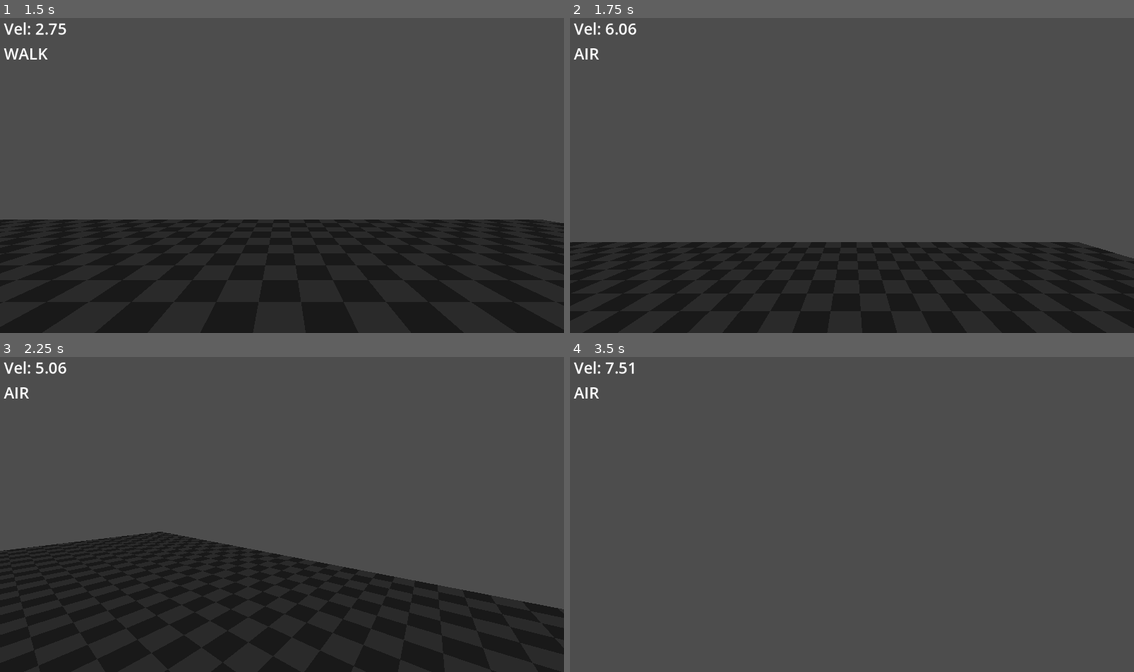
Above: before the commit, frames 1-4 (two rows, left to right).
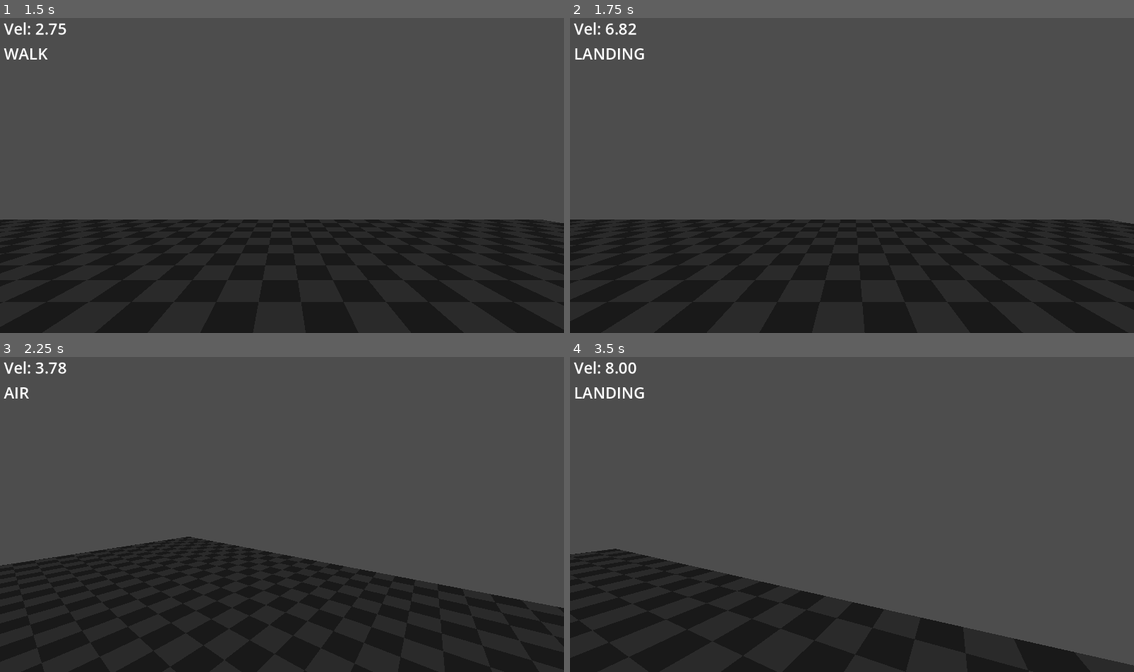
Above: after the commit, the same moments.

Repository: Octoan1/respawn26-colors
Game: Godot game, scene res://Game/main.tscn
The game is run twice, just before and just after one commit, with the same random seed, the same clock (stepped at 60 frames per second) and the same inputs. The engine's default icon, where the game draws it, is replaced by a stand-in: a white triangle on a blue panel in a dark square.
Inputs (mouse positions are in pixels of both pictures, inside the frame that each line leads up to):
- Up to frame 1 (1.5 s): click "START" at 0.5 s; tap Enter at 1.25 s; move the mouse to (406, 159) at 1.27 s; hold D (player_right) from 1.28 s (still down); hold Ctrl (player_slide) from 1.28 s (still down); click (406, 159) at 1.42 s
- Up to frame 2 (1.75 s): keep holding D (player_right); keep holding Ctrl (player_slide); tap Space (player_jump) at 1.52 s; tap Shift (player_sprint) at 1.55 s
- Up to frame 3 (2.25 s): tap Space (player_jump) at 1.82 s; move the mouse to (253, 514) at 2.02 s; release D (player_right) at 2.03 s; release Ctrl (player_slide) at 2.03 s; hold W (player_forwards) from 2.03 s (still down); tap Shift (player_sprint) at 2.1 s
- Up to frame 4 (3.5 s): keep holding W (player_forwards); tap Space (player_jump) at 2.27, 2.3, 2.57, 2.85 s; move the mouse to (863, 508) at 2.77 s; hold Ctrl (player_slide) from 2.78 s (still down)

Frame 1 is identical in both runs. In frame 2, 7.7% of the frame differs, in the area x 0-100%, y 1-77%; in frame 3, 1.4%; in frame 4, 22%, in the area x 0-100%, y 1-100%.
Error after the commit: Invalid access to property or key 'horizonal_velocity' on a base object of type 'CharacterBody3D (Player)'. (res://Entities/Player/States/landing_state.gd:20)

Commit message:
Temp Save

Diff:
--- a/Components/movement_component.gd
+++ b/Components/movement_component.gd
@@ -10,10 +10,11 @@
 
 @export_category("Air Movement")
 @export var air_acceleration: float = 10.0
+@export var air_speed: float = 8.0
 
 @export_category("Vertical Movement")
 @export var gravity: float = 20.0
-@export var jump_velocity: float = 4.5
+@export var jump_velocity: float = 6.0
 
 @export_category("Wall Movement")
 @export var stick_force:float = 2.0
@@ -54,9 +55,21 @@
 
 
 func air_control(direction: Vector3, delta: float) -> void:
-	# Slightly change horizontal momentum while in the air
-	player.velocity.x += direction.x * air_acceleration * delta
-	player.velocity.z += direction.z * air_acceleration * delta
+	# Target direction based on input
+	var target_velocity := direction * run_speed
+
+	# Gradually steer existing momentum toward the target
+	player.velocity.x = move_toward(
+		player.velocity.x,
+		target_velocity.x,
+		air_acceleration * delta
+	)
+
+	player.velocity.z = move_toward(
+		player.velocity.z,
+		target_velocity.z,
+		air_acceleration * delta
+	)
 
 
 func apply_gravity(delta: float) -> void:
--- a/Components/state_machine.gd
+++ b/Components/state_machine.gd
@@ -61,9 +61,9 @@
 	if current_state:
 		current_state.exit()
 
+	current_state = new_state
+
 	new_state.enter()
-
-	current_state = new_state
 
 	if debug_mode:
 		print(owner.name + ": " + state.name + " -> " + new_state.name)
--- a/Entities/Player/States/air.gd
+++ b/Entities/Player/States/air.gd
@@ -2,12 +2,10 @@
 
 func setup() -> void:
 	super()
-	pass
 
 func enter() -> void:
 	if not player.wall_grab_timer.timeout.is_connected(_wall_grab_timeout):
 		player.wall_grab_timer.timeout.connect(_wall_grab_timeout)
-	pass
 
 func exit() -> void:
 	pass
@@ -16,34 +14,26 @@
 	pass
 
 func physics_update(delta: float) -> void:
-	if not player.is_on_floor():
-		player.velocity += player.get_gravity() * delta
-	else:
+	# Landed
+	if player.is_on_floor():
 		Transitioned.emit(self, "LANDING")
 		return
 
-	if Input.is_action_just_pressed("player_jump") and not player.coyote_timer.is_stopped():
+	# Coyote-time jump
+	if Input.is_action_just_pressed("player_jump") \
+			and not player.coyote_timer.is_stopped():
 		player.coyote_timer.stop()
-		Transitioned.emit(self,"JUMP")
+		Transitioned.emit(self, "JUMP")
 		return
 
+	# Start wall-grab timer
 	if player.is_on_wall() and player.wall_grab_timer.is_stopped():
 		player.wall_grab_timer.start()
 
-	var input_dir := Input.get_vector("player_left", "player_right", "player_forwards", "player_backwards")
-	var direction := (player.transform.basis * Vector3(input_dir.x, 0, input_dir.y)).normalized()
-	if direction:
-		# Keep existing momentum and slightly influence it with input
-		player.velocity.x += direction.x * player.air_acceleration * delta
-		player.velocity.z += direction.z * player.air_acceleration * delta
-
-		# Limit horizontal speed
-		var horizontal_velocity := Vector2(player.velocity.x, player.velocity.z)
-
-		if horizontal_velocity.length() > player.run_speed:
-			horizontal_velocity = horizontal_velocity.normalized() * player.walk_speed
-			player.velocity.x = horizontal_velocity.x
-			player.velocity.z = horizontal_velocity.y
+	# Air movement
+	var direction := player.get_movement_direction()
+	player.movement.air_control(direction, delta)
+	player.movement.apply_gravity(delta)
 
 	player.move_and_slide()
 
--- a/Entities/Player/States/jump.gd
+++ b/Entities/Player/States/jump.gd
@@ -2,16 +2,19 @@
 
 func setup() -> void:
 	super()
-	pass
 
 func enter() -> void:
-	player.velocity.y = player.jump_velocity
+	# Apply jump velocity
+	player.movement.jump()
+
+	# Jump is only the initial launch
+	Transitioned.emit(self, "AIR")
 
 func exit() -> void:
 	pass
 
 func update(_delta: float) -> void:
-	Transitioned.emit(self, "AIR")
+	pass
 
 func physics_update(_delta: float) -> void:
 	pass
--- a/Entities/Player/States/run_state.gd
+++ b/Entities/Player/States/run_state.gd
@@ -2,7 +2,6 @@
 
 func setup() -> void:
 	super()
-	pass
 
 func enter() -> void:
 	pass
@@ -14,33 +13,39 @@
 	pass
 
 func physics_update(delta: float) -> void:
-	# handle jump
+	# Handle jump
 	if Input.is_action_just_pressed("player_jump") and player.is_on_floor():
 		Transitioned.emit(self, "JUMP")
+		return
 
-	# handle fall
+	# Handle falling
 	if not player.is_on_floor():
 		player.coyote_timer.start()
 		Transitioned.emit(self, "AIR")
 		return
 
-	# slide pressed
+	# Slide pressed
 	if Input.is_action_just_pressed("player_slide"):
-		if player.horizonal_velocity.length() > player.slide_spd_req:
-			Transitioned.emit(self,"SLIDE")
+		if player.horizonal_velocity.length() > player.movement.slide_speed_requirement:
+			Transitioned.emit(self, "SLIDE")
+			return
 
-	# sprint released -> walk
+	# Sprint released -> walk
 	if Input.is_action_just_released("player_sprint"):
-		Transitioned.emit(self,"WALK")
+		Transitioned.emit(self, "WALK")
+		return
 
+	var direction := player.get_movement_direction()
 
-	var input_dir := Input.get_vector("player_left", "player_right", "player_forwards", "player_backwards")
-	var direction := (player.transform.basis * Vector3(input_dir.x, 0, input_dir.y)).normalized()
 	if direction:
-		player.velocity.x = move_toward(player.velocity.x, direction.x * player.run_speed, 2 * player.acceleration * delta)
-		player.velocity.z = move_toward(player.velocity.z, direction.z * player.run_speed, 2 * player.acceleration * delta)
+		player.movement.accelerate(
+			direction,
+			player.movement.run_speed,
+			delta
+		)
 	else:
-		# no direction -> transition idle to decelerate
+		# No direction -> transition to idle
 		Transitioned.emit(self, "IDLE")
+		return
 
 	player.move_and_slide()
--- a/Entities/Player/States/walk_state.gd
+++ b/Entities/Player/States/walk_state.gd
@@ -14,30 +14,39 @@
 	pass
 
 func physics_update(delta: float) -> void:
+	# JUMP state transition
 	if Input.is_action_just_pressed("player_jump") and player.is_on_floor():
 		Transitioned.emit(self, "JUMP")
+		return
 
+	# AIR state transition
 	if not player.is_on_floor():
 		player.coyote_timer.start()
 		Transitioned.emit(self, "AIR")
 		return
 
-	# sprint pressed -> run
+	# RUN state transition
 	if Input.is_action_just_pressed("player_sprint"):
-		Transitioned.emit(self,"RUN")
+		Transitioned.emit(self, "RUN")
+		return
 
-	# slide pressed
+	# SLIDE state transition
 	if Input.is_action_just_pressed("player_slide"):
-		if player.horizonal_velocity.length() > 6:
-			Transitioned.emit(self,"SLIDE")
+		if player.horizonal_velocity.length() > player.movement.slide_spd_req:
+			Transitioned.emit(self, "SLIDE")
+			return
 
-	var input_dir := Input.get_vector("player_left", "player_right", "player_forwards", "player_backwards")
-	var direction := (player.transform.basis * Vector3(input_dir.x, 0, input_dir.y)).normalized()
+	var direction := player.get_movement_direction()
+
 	if direction:
-		player.velocity.x = move_toward(player.velocity.x, direction.x * player.walk_speed, player.acceleration * delta)
-		player.velocity.z = move_toward(player.velocity.z, direction.z * player.walk_speed, player.acceleration * delta)
+		player.movement.accelerate(
+			direction,
+			player.movement.walk_speed,
+			delta
+		)
 	else:
-		# no direction -> transition idle to decelerate
+		# No direction -> transition to idle
 		Transitioned.emit(self, "IDLE")
+		return
 
 	player.move_and_slide()
--- a/Entities/Player/player.gd
+++ b/Entities/Player/player.gd
@@ -1,24 +1,9 @@
 extends CharacterBody3D
 class_name Player
 
-# Player Settings
-@export var mouse_sensitivity:float = 0.002
+@export var mouse_sensitivity: float = 0.002
 
-# Ground movement settings
-@export var walk_speed:float = 5.0
-@export var run_speed:float = 8.0
-@export var acceleration:float = 15.0
-@export var slide_spd_req:float = 5.1
-
-# Air movement settings
-@export var jump_velocity:float = 4.5
-@export var air_acceleration:float = 10.0
-
-# Wall movement settings
-@export var stick_force:float = 2.0
-@export var push_off_wall_force:float = 2.0
-
-@onready var head:Node3D = $Head
+@onready var head: Node3D = $Head
 @onready var movement: PlayerMovement = $Movement
 @onready var debug_velocity: Label = $Debug/DebugVelocity
 @onready var debug_state: Label = $Debug/DebugState
@@ -26,9 +11,8 @@
 var coyote_timer: Timer
 var wall_grab_timer: Timer
 
-## this is a helper value for checking horizontal velocity, it doesn't change players horizontal velocity
-var horizonal_velocity: Vector2 = Vector2.ZERO
 var wall_normal: Vector3
+
 
 func _ready() -> void:
 	coyote_timer = Timer.new()
@@ -41,24 +25,46 @@
 	wall_grab_timer.wait_time = 0.2
 	add_child(wall_grab_timer)
 
+
 func _unhandled_input(event: InputEvent) -> void:
-	# recapture mouse
+	# Recapture mouse
 	if event is InputEventMouseButton:
 		Input.mouse_mode = Input.MOUSE_MODE_CAPTURED
 
-	# allow releasing mouse
+	# Release mouse
 	if event.is_action_pressed("escape"):
 		Input.mouse_mode = Input.MOUSE_MODE_VISIBLE
 
 	if event is InputEventMouseMotion:
-		if not Input.mouse_mode == Input.MOUSE_MODE_CAPTURED:
+		if Input.mouse_mode != Input.MOUSE_MODE_CAPTURED:
 			return
+
 		rotate_y(-event.relative.x * mouse_sensitivity)
 		head.rotate_x(-event.relative.y * mouse_sensitivity)
-		head.rotation.x = clamp(head.rotation.x, deg_to_rad(-89), deg_to_rad(89))
+		head.rotation.x = clamp(
+			head.rotation.x,
+			deg_to_rad(-89),
+			deg_to_rad(89)
+		)
+
 
 func _process(_delta: float) -> void:
-	horizonal_velocity = Vector2(velocity.x, velocity.z)
-
 	debug_velocity.text = "Vel: %.2f" % velocity.length()
 	debug_state.text = $StateMachine.current_state.name
+
+
+func get_movement_direction() -> Vector3:
+	var input_dir := Input.get_vector(
+		"player_left",
+		"player_right",
+		"player_forwards",
+		"player_backwards"
+	)
+
+	var direction := Vector3(input_dir.x, 0.0, input_dir.y)
+
+	# Convert input from local space to world space
+	direction = global_transform.basis * direction
+
+	direction.y = 0.0
+	return direction.normalized()
